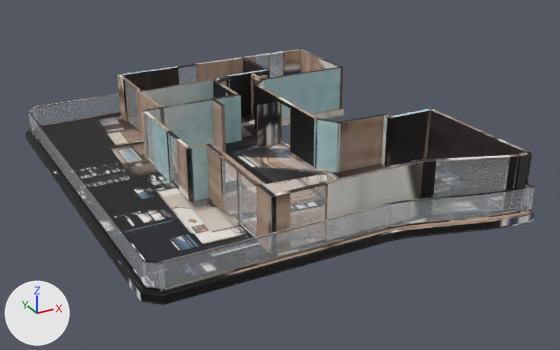
The glTF model _bake/glb/kent-47/model.glb: old version first, new version second.
Rendered twice from a 50 mm camera at (-14.2, -29.1, 13.4) aimed at (1.1, -1.3, -0.5). The lights are fixed; the arrows at lower left show +X, +Y and +Z. The picture after the commit comes second. Where no turn or scale is listed for an object, it has been applied to the vertices. Vertices at exactly the same position are counted once.
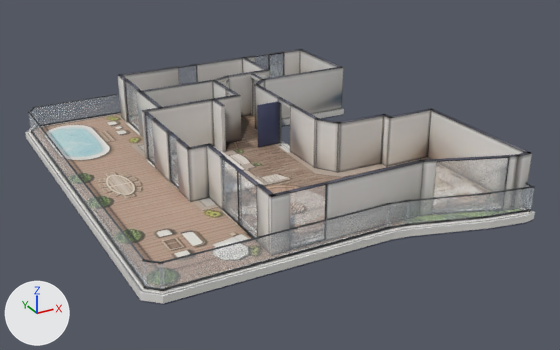
Where the change shows, as pixel boxes [x1, y1, x2, y2] in the pictures (560 x 350 px):
'Mesh_0', surface changed: [26, 49, 535, 305] in both
part 1 of me_mesh_0, reshaped: before [314, 120, 340, 173]; after [176, 109, 532, 238]
part 2 of me_mesh_0, surface changed: [28, 49, 535, 291] in both

The change, as a diff of the scene's bpy script:
```diff
--- a/_bake/glb/kent-47/model.glb.py
+++ b/_bake/glb/kent-47/model.glb.py
@@ mat_baked @@
 n3 = _N.new('ShaderNodeMapping'); n3.name = 'Mapping'
-n3.inputs[1].default_value = (0.00111, -14.96, 0.0)  # 'Location'
-n3.inputs[3].default_value = (15.97, 15.96, 1.0)  # 'Scale'
+n3.inputs[1].default_value = (0.000867, -14.98, 0.0)  # 'Location'
+n3.inputs[3].default_value = (15.63, 15.98, 1.0)  # 'Scale'
 n4 = _N.new('ShaderNodeUVMap'); n4.name = 'UV Map'
@@ me_mesh_0 @@
 # used by ob_mesh_0; location = (-7.92, 10.32, -0.36)
-me_mesh_0.from_pydata(...)  # 2232 vertices, 3890 faces; spans x 0.0..15.7, y -20.6..0.0, z 0.0..2.6
+me_mesh_0.from_pydata(...)  # 2743 vertices, 4952 faces; spans x 0.0..15.7, y -20.6..0.0, z 0.0..2.6
+# me_mesh_0 part 1: 14 vertices moved within x 7.3..11.1, y -13.6..-5.5, z 0.0..0.4; 501 vertices added at x 4.0..15.5, y -20.2..-2.3, z 0.0..2.6
+# me_mesh_0 part 2: 2932 kept faces spanning x 0.2..15.7, y -20.6..0.0, z 0.0..2.6 get new texture (UV) coordinates
+# other edits to the shape of me_mesh_0 do not show in these pictures
 me_mesh_0.materials.append(mat_baked)
```
